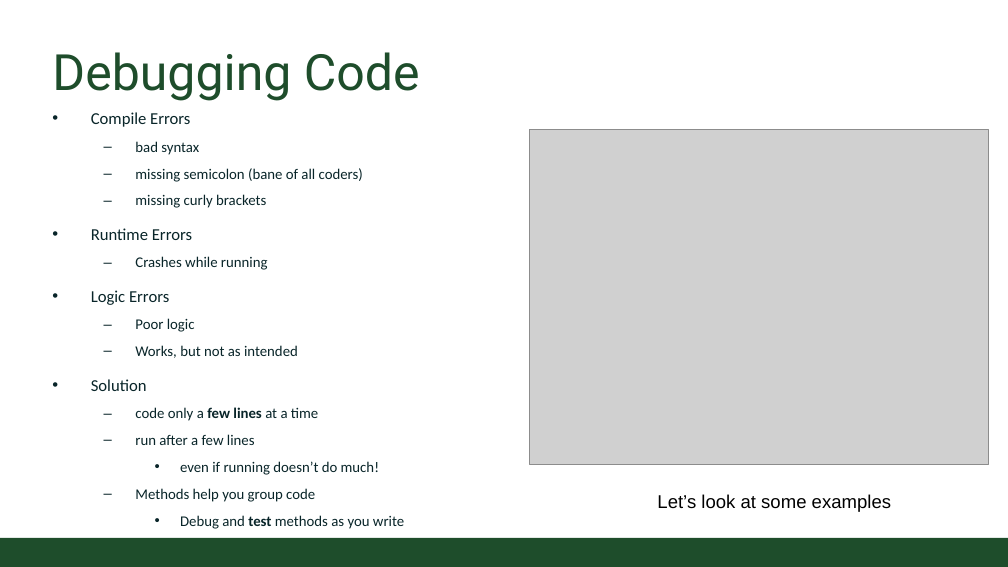
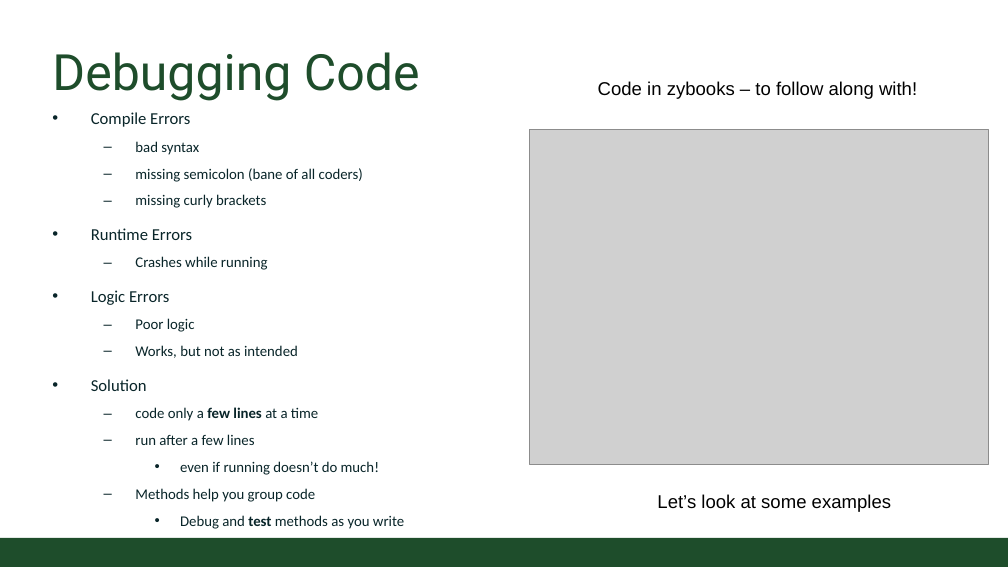
Before and after one commit to CSU-CompSci-CS163-4/Handouts, a slide deck: slide 8 of help session/week2/week2_gold.pptx (slide 6 before the commit). Drawn at 1008x567 pixels with LibreOffice and Linux fonts; fonts in the diff are those of the drawing; grey boxes stand for pictures; background and template pictures are left out. Boxes give left, top, right and bottom in pixels: in the first picture for what was removed or moved away, otherwise in the second. Text is boxed around its words. In the diff, an @@ line names an element or a change of style, - is before the commit and + after.

```diff
--- a/help session/week2/week2_gold.pptx
+++ b/help session/week2/week2_gold.pptx
@@ text added at (598,81,917,99), 20 pt, text #000000 @@
+Code in zybooks – to follow along with!
```
Also in this commit, not shown: 2 slides added, 1 other file.
